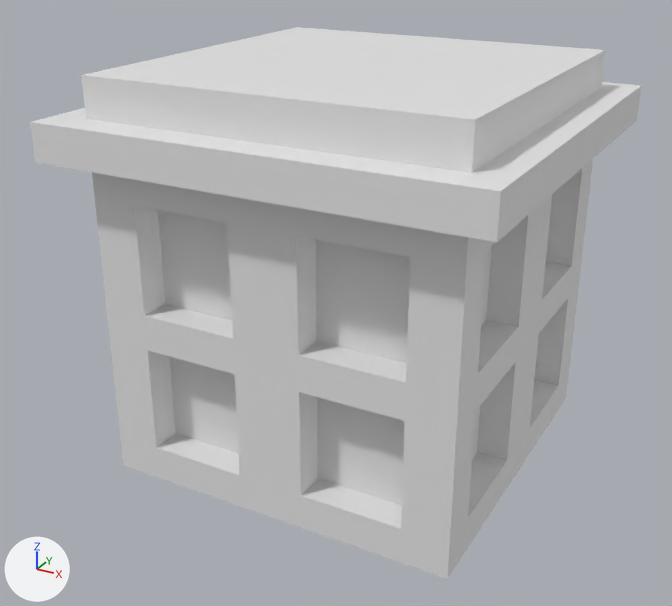
What one commit did to the FBX model GT_FinalProject/Assets/TowerBlocks/TopFlat.fbx.
Rendered twice from a 50 mm camera at (7.64, -4.08, 7.65) aimed at (5.31, 0.15, 5.54). The lights are fixed; the arrows at lower left show +X, +Y and +Z. Where no turn or scale is listed for an object, it has been applied to the vertices.

Objects in the first picture: 'TopFlat'.
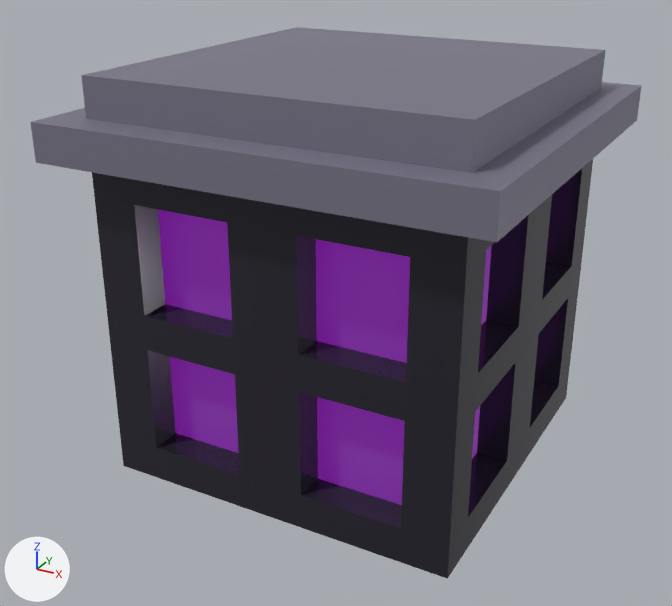
Diff of the bpy script that builds the scene:
```diff
--- a/GT_FinalProject/Assets/TowerBlocks/TopFlat.fbx.py
+++ b/GT_FinalProject/Assets/TowerBlocks/TopFlat.fbx.py
@@ mat_roof @@
+mat_roof = principled_material('Roof')
+mat_roof.base_color = (0.234, 0.22, 0.296)  # grey #858194
+mat_roof.metallic = 0.333
@@ mat_defaulttower @@
+mat_defaulttower = principled_material('DefaultTower')
+mat_defaulttower.base_color = (0.0292, 0.0262, 0.0397)  # black #302d38
+mat_defaulttower.metallic = 0.267
+mat_defaulttower.roughness = 0.183
@@ mat_purplelight @@
+mat_purplelight = principled_material('PurpleLight')
+mat_purplelight.base_color = (0.0596, 0.0471, 0.138)  # dark blue #453d68
+mat_purplelight.emission_color = (0.141, 0.0, 0.233)  # purple #690085
+mat_purplelight.emission_strength = 1.0
@@ me_cube_013 @@
 me_cube_013.from_pydata(...)  # 296 vertices, 294 faces; spans x -1.18..1.18, y -1.18..1.18, z 0.0..2.21
 # used by ob_topflat; location = (5.387, 0.299, 4.65)
+# me_cube_013 part 1: 173 of the faces centred in x -1.0..1.0, y -1.0..1.0, z 0.0..1.7 switch from no material to mat_defaulttower (black #302d38)
+# me_cube_013 part 2: all 105 faces centred in x -1.18..1.18, y -1.18..1.18, z 1.8..2.21 switch from no material to mat_roof (grey #858194)
+# me_cube_013 part 3: all 16 faces centred in x -0.83..0.83, y -0.83..0.83, z 0.5..1.3 switch from no material to mat_purplelight (dark blue #453d68)
```

What differs and where, as boxes (x1, y1, x2, y2) in the pictures (672 x 606 px):
part 1 of me_cube_013, recoloured (grey to black)
    both: (92, 159, 593, 579)
part 2 of me_cube_013, recoloured (white to grey)
    both: (30, 27, 642, 242)
part 3 of me_cube_013, recoloured (grey to purple)
    both: (158, 210, 491, 505)
